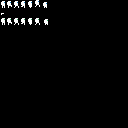
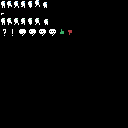
The second (128, 128) image is a revision of the first. Changes to its layers:
painted on "Ebene 1" over [3, 29, 72, 36]
painted on "Background" over [3, 29, 72, 36]
